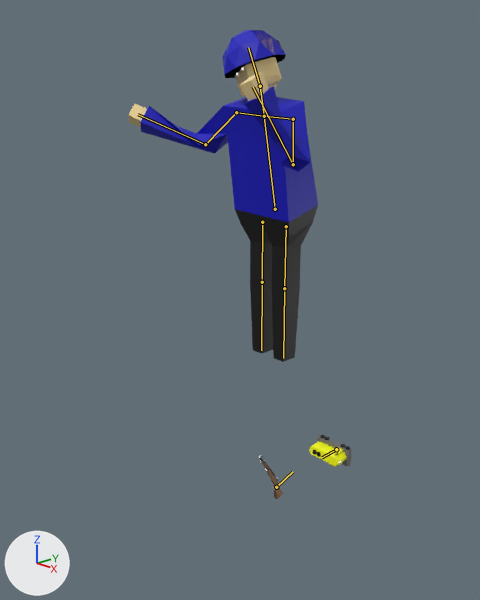
Renders of the Blender file mdlsrc/lucas.blend from each side of a commit.
Before and after are seen from a 50 mm lens placed at (15.27, -16.36, 8.75), pointed at (-0.56, -1.44, 2.04). The axes (+X, +Y, +Z) are drawn at lower left. The lights are the same throughout. Both versions are drawn at frame 1 of the action 'at_window'; the numbers are the values there. The bones that bend it are drawn over the model as lines.
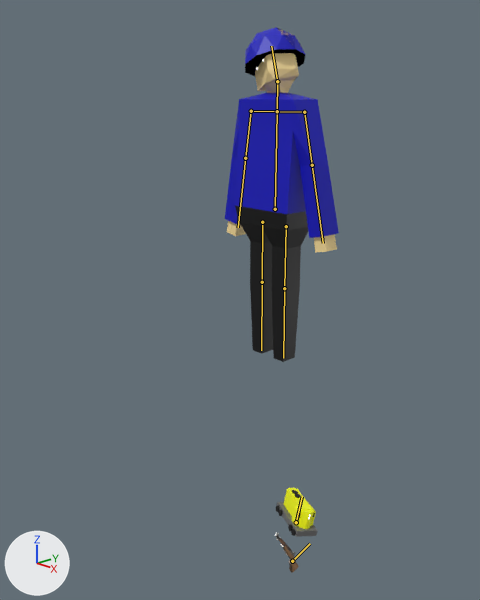
Location of each change, [x1, y1, x2, y2] in pixels of the pictures (480 x 600 px):
```json
{"object": "Plane", "change": "posed", "before": [128, 30, 318, 362], "after": [225, 27, 339, 362], "on screen": "40% narrower"}
{"object": "Cube", "change": "posed", "before": [309, 435, 352, 467], "after": [276, 488, 318, 537], "on screen": "52% taller"}
{"object": "Plane.001", "change": "posed", "before": [259, 455, 283, 499], "after": [275, 533, 299, 573], "on screen": "9% shorter"}
{"bone": "Among us bone", "before": "(275, 209) to (264, 116)", "after": "(275, 209) to (277, 111)"}
{"bone": "Luarm", "before": "(293, 119) to (293, 164)", "after": "(304, 112) to (312, 165)"}
{"bone": "LLarm", "before": "(293, 164) to (253, 87)", "after": "(312, 165) to (323, 243)"}
{"bone": "Ruarm", "before": "(236, 112) to (205, 144)", "after": "(251, 111) to (245, 158)"}
{"bone": "Rlarm", "before": "(205, 144) to (138, 114)", "after": "(245, 158) to (238, 227)"}
{"bone": "Bone", "before": "(336, 449) to (322, 457)", "after": "(296, 522) to (302, 496)"}
{"bone": "Bone.001", "before": "(276, 487) to (293, 471)", "after": "(292, 561) to (310, 543)"}
```

Edits to the scene script, one JSON object a line:
```json
{"block": "bone_among_us_bone", "where": "bone_among_us_bone = bpy.data.objects['Armature'].pose.bones['Among us bone']"}
{"op": "set", "path": "bone_among_us_bone.rotation_quaternion", "old": "(0.991, 0.131, 0.018, -0.033)", "new": "(1.0, 0.0, 0.0, 0.0)", "note": "degrees (15, 3, -3) -> degrees (0, 0, 0)"}
{"block": "bone_luarm", "where": "bone_luarm = bpy.data.objects['Armature'].pose.bones['Luarm']  # child of 'Lshoulder'"}
{"op": "set", "path": "bone_luarm.rotation_quaternion", "old": "(0.84, 0.305, -0.179, -0.412)", "new": "(0.784, 0.0, 0.0, -0.62)", "note": "degrees (41, -3, -53) -> degrees (0, 0, -77)"}
{"block": "bone_llarm", "where": "bone_llarm = bpy.data.objects['Armature'].pose.bones['LLarm']  # child of 'Luarm'"}
{"op": "set", "path": "bone_llarm.rotation_quaternion", "old": "(0.45, 0.877, -0.16, 0.041)", "new": "(1.0, 0.0, 0.0, 0.0)", "note": "degrees (127, -12, -14) -> degrees (0, 0, 0)"}
{"block": "bone_ruarm", "where": "bone_ruarm = bpy.data.objects['Armature'].pose.bones['Ruarm']  # child of 'Rshoulder'"}
{"op": "set", "path": "bone_ruarm.rotation_quaternion", "old": "(0.84, 0.045, 0.372, 0.392)", "new": "(0.761, 0.0, 0.0, 0.649)", "note": "degrees (27, 36, 59) -> degrees (0, 0, 81)"}
{"block": "bone_rlarm", "where": "bone_rlarm = bpy.data.objects['Armature'].pose.bones['Rlarm']  # child of 'Ruarm'"}
{"op": "set", "path": "bone_rlarm.rotation_quaternion", "old": "(0.625, 0.542, 0.551, 0.106)", "new": "(1.0, 0.0, 0.0, 0.0)", "note": "degrees (104, 35, 63) -> degrees (0, 0, 0)"}
{"block": "bone_bone", "where": "bone_bone = bpy.data.objects['Armature'].pose.bones['Bone']"}
{"op": "set", "path": "bone_bone.location", "old": "(-0.89, -4.55, -4.64)", "new": "(2.35, -3.55, 1.64)"}
{"op": "set", "path": "bone_bone.rotation_quaternion", "old": "(0.709, 0.705, 0.0, 0.0)", "new": "(0.972, -0.097, -0.212, -0.018)", "note": "degrees (90, 0, 0) -> degrees (-11, -25, 0)"}
{"block": "bone_bone_001", "where": "bone_bone_001 = bpy.data.objects['Armature'].pose.bones['Bone.001']"}
{"op": "set", "path": "bone_bone_001.location", "old": "(-1.89, 0.78, 2.55)", "new": "(-0.45, -0.57, 3.37)"}
```
